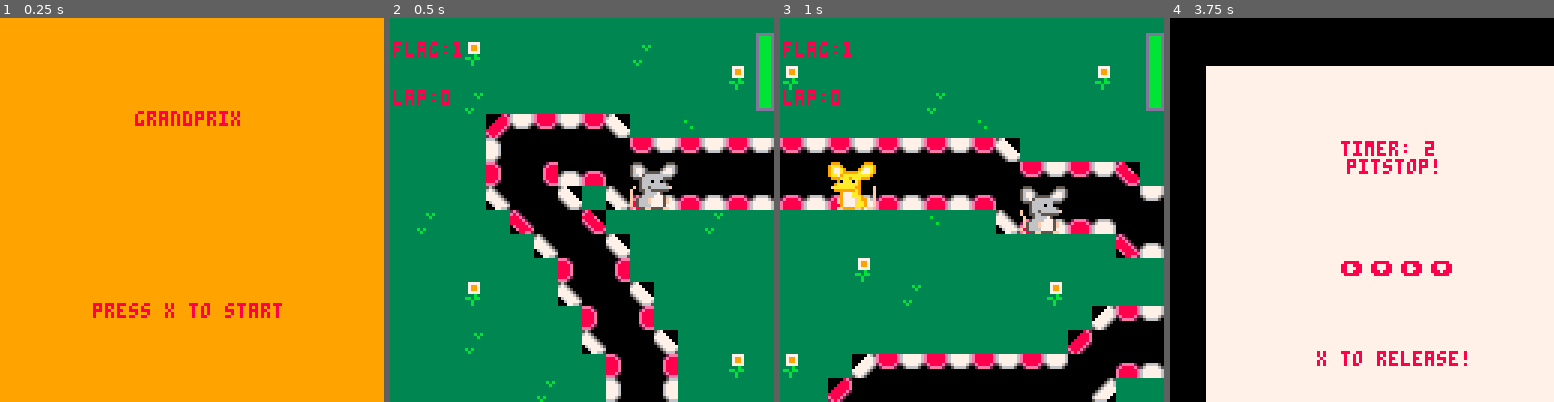
Above: before the commit, frames 1-4 (left to right).
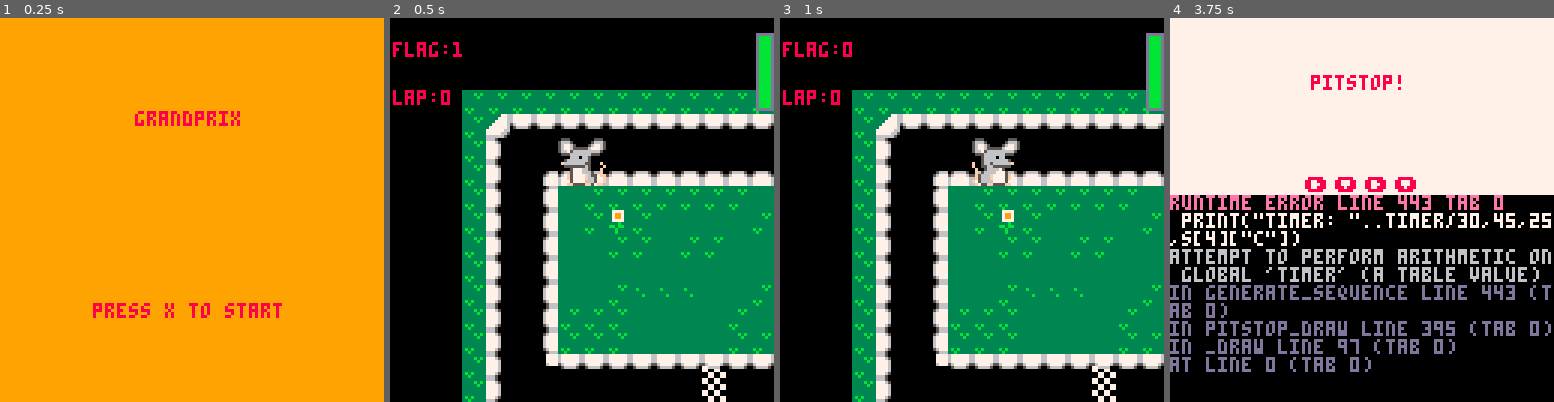
Above: after the commit, the same moments.

Repository: mmckendry/GrandPrixP8
Game: PICO-8 cartridge grandprix.p8
The game is run twice, just before and just after one commit, with the same random seed, the same clock (stepped at 60 frames per second) and the same inputs.
Inputs:
- Up to frame 1 (0.25 s): no input
- Up to frame 2 (0.5 s): tap X (X key) at 0.33 s
- Up to frame 3 (1 s): tap O (Z key) at 0.7 s
- Up to frame 4 (3.75 s): tap X (X key) at 1.07, 1.85, 2.97 s; hold Right 1.6-2.1 s; tap O (Z key) every 0.4 s from 1.7 to 3.7 s; hold Up 2.15-2.42 s; hold Right 2.47-3.03 s; hold Left 3.08-3.58 s; hold Down from 3.63 s (still down)

Frame 1 is identical in both runs. In frame 2, 68% of the frame differs, in the area x 0-100%, y 0-100%; in frame 3, 68%; in frame 4, 66%.
Error after the commit: runtime error line 443 tab 0; print("timer: "..timer/30,45,25,s[4]["c"]); attempt to perform arithmetic on global 'timer' (a table value)

Commit message:
Reduce map as sprite sheet and lower map share data. Add delay library as example to fine tune triggering methods

Diff:
--- /dev/null
+++ b/delay_lib.p8
@@ -0,0 +1,44 @@
+pico-8 cartridge // http://www.pico-8.com
+version 39
+__lua__
+
+-- library for when you need to trigger a funtion after a certain amount of time elapses
+-- example includes functions with and without parameters
+function _init()
+	time_value = 0.3
+	timer={
+		elapsed=0,
+		delay = 0
+	}
+
+end
+
+function _draw()
+end
+
+function _update()
+	-- delay_in_seconds(time_value, method_triggered)
+	delay_in_seconds(time_value, method_passed_with_arg, "test")
+end
+
+
+function delay_in_seconds(time_value, method, arg)
+	local seconds = time_value * 30
+		print("time elapsed "..timer.elapsed/30)
+		if (timer.delay >= seconds) then
+			method(arg)
+			timer.elapsed = 0
+			timer.delay = 0
+		end
+	timer.delay += 1
+	timer.elapsed += 1
+end
+
+
+function method_triggered()
+	print("i have been triggered")
+end
+
+function method_passed_with_arg(arg)
+	print("i have been passed to a function " .."\n".."with an argument of: " ..arg)
+end
--- a/grandprix.p8
+++ b/grandprix.p8
@@ -1,5 +1,5 @@
 pico-8 cartridge // http://www.pico-8.com
-version 33
+version 39
 __lua__
 
  function _init()
@@ -17,6 +17,10 @@
   is_generated=false
   first=true
   textdelay=0
+  timer={
+    elapsed=0,
+    delay=0
+  }
  end
 
  function _update()
@@ -26,7 +30,7 @@
   elseif (scene==1) then
    move_player()
    if(delay > 1) then
-    -- pathfinding(opponent,o)
+    pathfinding(opponent,o)
    end
    if (player["fuel"]!=0) then
     if (not in_pitlane) then
@@ -42,7 +46,7 @@
         --implement half speed in the pits
       end
     end
-      pathfinding(player,p)
+      delay_in_seconds(0.5,pathfinding,player,p)
     end
    end
   elseif(scene==2) then
@@ -166,6 +170,18 @@
  end
 end
 
+function delay_in_seconds(time_value, method, arg1, arg2)
+  local seconds = time_value * 30
+    print("time elapsed "..timer.elapsed/30)
+    if (timer.delay >= seconds) then
+      method(arg1, arg2)
+      timer.elapsed = 0
+      timer.delay = 0
+    end
+  timer.delay += 1
+  timer.elapsed += 1
+end
+
 --pathfinding for the player
 function pathfinding(car,direction)
  local up={}
@@ -679,78 +695,27 @@
 
 
 
-…(37 lines of a section not shown)…
 __gff__
-0000020101010201010001040000000004000001010101010108000000000000010101010101010101010301030000000101010101010101000102010200000000000000000000000000000000000000000000000000000000000000000000000000000000000000000000000000000000000000000000000000000000000000
+0000020101010201010001040000000004010101010101010108000000000000010101010101010101010301030000000101010101010101000102010200000000000000000000000000000000000000000000000000000000000000000000000000000000000000000000000000000000000000000000000000000000000000
 0000000000000000000000000000000000000000000000000000000000000000000000000000000000000000000000000000000000000000000000000000000000000000000000000000000000000000000000000000000000000000000000000000000000000000000000000000000000000000000000000000000000000000
 __map__
-2929292929292929292929292929292929292929292929292929292929292929292929292929292929292929292929292929292929292929292929292929290000000000000000000000000000000000000000000000000000000000000000000000000000000000000000000000000000000000000000000000000000000000
-2929293929292929292938292929292929292929292929292929292929292929292929292929292929292929292929292929292929292929292929292929290000000000000000000000000000000000000000000000000000000000000000000000000000000000000000000000000000000000000000000000000000000000
-2929292929292929292929292929392929292929292929292929293929292929292929292929292929292929292929292929292929292929292929292929290000000000000000000000000000000000000000000000000000000000000000000000000000000000000000000000000000000000000000000000000000000000
-2929293829292929292929292929292929292929382929292929292929293a29292929293929292929292929292929292929292929292929292929292929290000000000000000000000000000000000000000000000000000000000000000000000000000000000000000000000000000000000000000000000000000000000
-2929292924030403043629293a2929292929292929293a292929292929292929292929292929292929292929292929292929292929292929292929292929290000000000000000000000000000000000000000000000000000000000000000000000000000000000000000000000000000000000000000000000000000000000
-2929292930000000000004030403040304030403040304362929292929292929392929292929292929292929292929292929292929292929292929292929290000000000000000000000000000000000000000000000000000000000000000000000000000000000000000000000000000000000000000000000000000000000
-2929292920002113140000000000000000000000000000000403040326292929292929292929292929292929292929292929292929292929292929292929290000000000000000000000000000000000000000000000000000000000000000000000000000000000000000000000000000000000000000000000000000000000
-2929292937000036293714131413141314131413141314000000000000030403040326292929292929292929292929292929292929292929292929292929290000000000000000000000000000000000000000000000000000000000000000000000000000000000000000000000000000000000000000000000000000000000
-29382929292700002629292929382929292929293a2929371413141300000000000031292929292929292929292929292929292929292929292929292929290000000000000000000000000000000000000000000000000000000000000000000000000000000000000000000000000000000000000000000000000000000000
-2929292929293700003629292929292929292929292929292929292927131413200021292929292929292939292929292929292929292929292929292929290000000000000000000000000000000000000000000000000000000000000000000000000000000000000000000000000000000000000000000000000000000000
-2929292929292920002129292929292929392929292929292929292929292929300031292929292929292929292929292929292929292929292929292929290000000000000000000000000000000000000000000000000000000000000000000000000000000000000000000000000000000000000000000000000000000000
-2929293929292937000036292929292929292938292929292939292929292929200021292929292929292929292929292929292929292929292929292929290000000000000000000000000000000000000000000000000000000000000000000000000000000000000000000000000000000000000000000000000000000000
-2929292929292929200021292929292929292929292929292929293404030403000025292929292929292929292929292929292929292929292929292929290000000000000000000000000000000000000000000000000000000000000000000000000000000000000000000000000000000000000000000000000000000000
-2929293829292929370000362929292929292929292929292929240000000000003529292929292929292929292929292929292929292929292929292929290000000000000000000000000000000000000000000000000000000000000000000000000000000000000000000000000000000000000000000000000000000000
-2929292929292929292000212929392929340403040304030403000014131413252929292929292929292929292929292929292929292929292929292929290000000000000000000000000000000000000000000000000000000000000000000000000000000000000000000000000000000000000000000000000000000000
-2929292929293829293000312929292924000000000000000000003529293a29292929292929392929292929292929292929292929292929292929292929290000000000000000000000000000000000000000000000000000000000000000000000000000000000000000000000000000000000000000000000000000000000
-2929292929292929292700002629293400001413141314131413252929292929292929292929292929292929292929292929292929292929293929292929290000000000000000000000000000000000000000000000000000000000000000000000000000000000000000000000000000000000000000000000000000000000
-29292929292929292929300031292920003129292929293a2929292929292929292939292929292929292929292929292939292929292929292929292929290000000000000000000000000000000000000000000000000000000000000000000000000000000000000000000000000000000000000000000000000000000000
-292929292929292929292000212929300031293829292929292929292929292929292929292929292929293a292929292929292929292929292929292929290000000000000000000000000000000000000000000000000000000000000000000000000000000000000000000000000000000000000000000000000000000000
-2938292929292929293a30003129292000212929292929293929292929292929293a29292929292929292929292929292929292929292929292929292929290000000000000000000000000000000000000000000000000000000000000000000000000000000000000000000000000000000000000000000000000000000000
-2929292929292929292920002129293000312929292929292929292929293829292929292929392929292929382929292929292929292929292929292929290000000000000000000000000000000000000000000000000000000000000000000000000000000000000000000000000000000000000000000000000000000000
-2929292929292929292930003129292000212929292929292929292929292929292929292929292929292929292929292929292929292929292938292929290000000000000000000000000000000000000000000000000000000000000000000000000000000000000000000000000000000000000000000000000000000000
-2929292929292929292920002129293700003629293829292929292929292929292929292929292929292929292929292929292939292929292929292929290000000000000000000000000000000000000000000000000000000000000000000000000000000000000000000000000000000000000000000000000000000000
-2929292929292929293830003129292927000026292929292929292929292929292929382929292929292929292929292929292929292929292929292929290000000000000000000000000000000000000000000000000000000000000000000000000000000000000000000000000000000000000000000000000000000000
-2929292929392929292920002129293a29300031292929292929392929292929292929292929293a29292929292929293829292929292929292929292929290000000000000000000000000000000000000000000000000000000000000000000000000000000000000000000000000000000000000000000000000000000000
-2929292929292929292930003129292929200021292929292929293a29292924030403040304030403040304030436292929292929292938292939292929290000000000000000000000000000000000000000000000000000000000000000000000000000000000000000000000000000000000000000000000000000000000
-2929292929292929292920002129293929300031292929292929292934040300000000000000000000000000000000040304032629292929292929292929290000000000000000000000000000000000000000000000000000000000000000000000000000000000000000000000000000000000000000000000000000000000
-2929292929292929292930003129292929200021292929382929292400000000131413141314131413141314131400000000000036292929292929292929290000000000000000000000000000000000000000000000000000000000000000000000000000000000000000000000000000000000000000000000000000000000
-2929292929292929292927000026292929300031292929292924030000141325292929292929292929292929292937141314130000262929292929292929290000000000000000000000000000000000000000000000000000000000000000000000000000000000000000000000000000000000000000000000000000000000
-293829292929292929292930003129292927000003040304030000003529292929292929392929293a292929292929292929292700003629292929292929290000000000000000000000000000000000000000000000000000000000000000000000000000000000000000000000000000000000000000000000000000000000
-29292929292929292929292000213a2929293700000000000000132529292929292929292929292929292929292929292929292930002129293829292929290000000000000000000000000000000000000000000000000000000000000000000000000000000000000000000000000000000000000000000000000000000000
-2939292929292929292929300031292929292927131413141325292929292938292929292929292929292929293829292929292920003129292929292929290000000000000000000000000000000000000000000000000000000000000000000000000000000000000000000000000000000000000000000000000000000000
-
-
+0000000000000000000000000000000000000000000000000000000000000000000000000000000000000000000000000000000000000000000000000000000000000000000000000000000000000000000000000000000000000000000000000000000000000000000000000000000000000000000000000000000000000000
+0000000000000000000000000000000000000000000000000000000000000000000000000000000000000000000000000000000000000000000000000000000000000000000000000000000000000000000000000000000000000000000000000000000000000000000000000000000000000000000000000000000000000000
+0000000000000000000000000000000000000000000000000000000000000000000000000000000000000000000000000000000000000000000000000000000000000000000000000000000000000000000000000000000000000000000000000000000000000000000000000000000000000000000000000000000000000000
+0000003838383838383838383838383838383838383838383838000000000000000000000000000000000000000000000000000000000000000000000000000000000000000000000000000000000000000000000000000000000000000000000000000000000000000000000000000000000000000000000000000000000000
+0000003822030303030303030303030303030303030303363838000000000000000000000000000000000000000000000000000000000000000000000000000000000000000000000000000000000000000000000000000000000000000000000000000000000000000000000000000000000000000000000000000000000000
+0000003830000000000000000000000000000000000000003638000000000000000000000000000000000000000000000000000000000000000000000000000000000000000000000000000000000000000000000000000000000000000000000000000000000000000000000000000000000000000000000000000000000000
+0000003830003313131313131313131313131313131311003138000000000000000000000000000000000000000000000000000000000000000000000000000000000000000000000000000000000000000000000000000000000000000000000000000000000000000000000000000000000000000000000000000000000000
+0000003830003129383838383838382938383838383830003138000000000000000000000000000000000000000000000000000000000000000000000000000000000000000000000000000000000000000000000000000000000000000000000000000000000000000000000000000000000000000000000000000000000000
+0000003830003129383938292929293829382929293830003138000000000000000000000000000000000000000000000000000000000000000000000000000000000000000000000000000000000000000000000000000000000000000000000000000000000000000000000000000000000000000000000000000000000000
+0000003830003129293838293838292929292929293830003138000000000000000000000000000000000000000000000000000000000000000000000000000000000000000000000000000000000000000000000000000000000000000000000000000000000000000000000000000000000000000000000000000000000000
+0000003830003129292929292929292929293829383830003138000000000000000000000000000000000000000000000000000000000000000000000000000000000000000000000000000000000000000000000000000000000000000000000000000000000000000000000000000000000000000000000000000000000000
+000000383000312929383a3a3a29293838383829383830003138000000000000000000000000000000000000000000000000000000000000000000000000000000000000000000000000000000000000000000000000000000000000000000000000000000000000000000000000000000000000000000000000000000000000
+0000003830003138383829292929382929393829292930003138000000000000000000000000000000000000000000000000000000000000000000000000000000000000000000000000000000000000000000000000000000000000000000000000000000000000000000000000000000000000000000000000000000000000
+0000003830003138383829292929383829383838293830003138000000000000000000000000000000000000000000000000000000000000000000000000000000000000000000000000000000000000000000000000000000000000000000000000000000000000000000000000000000000000000000000000000000000000
+0000003830000703030303030305030303030303030312003138000000000000000000000000000000000000000000000000000000000000000000000000000000000000000000000000000000000000000000000000000000000000000000000000000000000000000000000000000000000000000000000000000000000000
+0000003830000000000000000006000000000000000000003538000000000000000000000000000000000000000000000000000000000000000000000000000000000000000000000000000000000000000000000000000000000000000000000000000000000000000000000000000000000000000000000000000000000000
+0000003837131713131313131315131313131313131313353838000000000000000000000000000000000000000000000000000000000000000000000000000000000000000000000000000000000000000000000000000000000000000000000000000000000000000000000000000000000000000000000000000000000000
+0000003838383838383838383838383838383838383838383838000000000000000000000000000000000000000000000000000000000000000000000000000000000000000000000000000000000000000000000000000000000000000000000000000000000000000000000000000000000000000000000000000000000000
+
+
Not shown, changed: 103 lines of the sprite sheet (__gfx__) section of grandprix.p8
